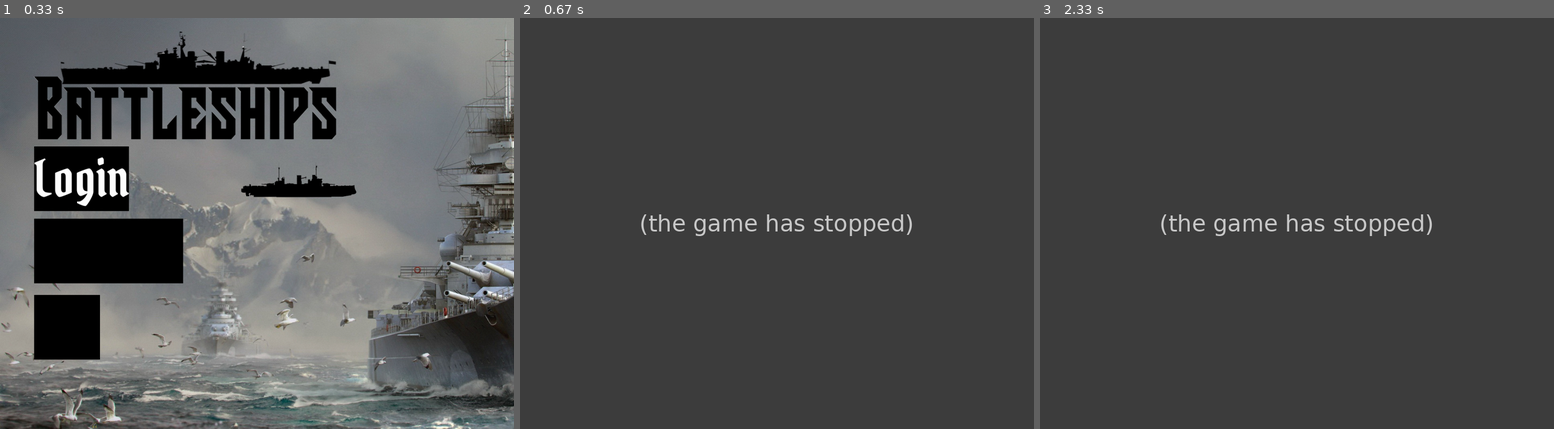
Above: before the commit, frames 1-3 (left to right).
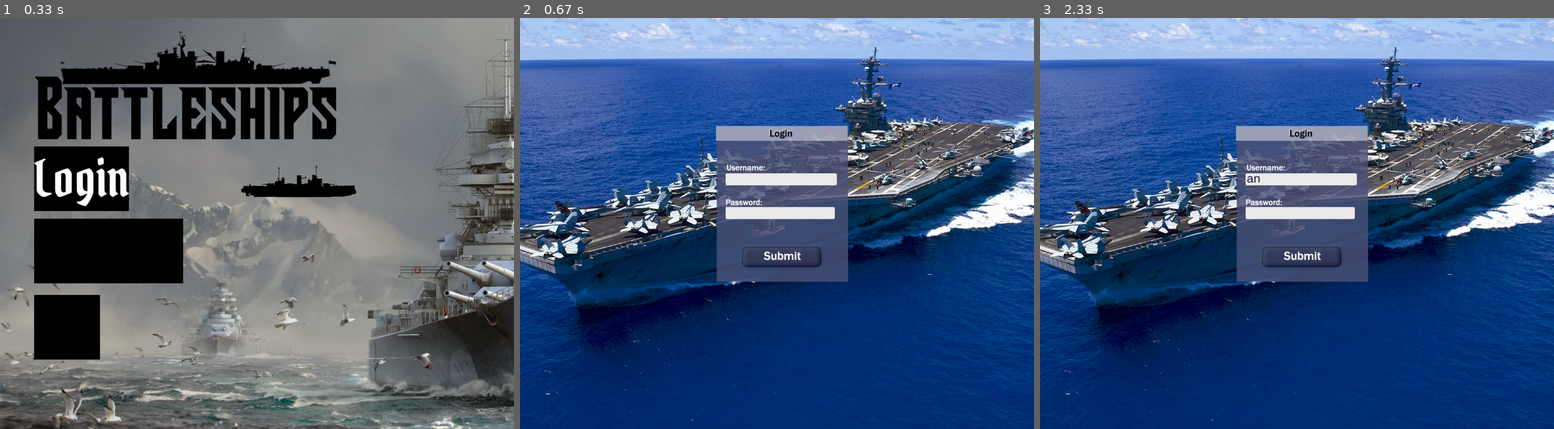
Above: after the commit, the same moments.

Repository: LewisTrahearn/Battleships_A_Level_Project
Game: pygame game, started from Battleships_A_Level_Project/main.py
Same seed, same stepped clock (60 frames per second), same inputs: the game is played once before the commit and once after it.
Inputs:
- Up to frame 1 (0.33 s): no input
- Up to frame 2 (0.67 s): click "Login" at 0.38 s
- Up to frame 3 (2.33 s): hold Up 0.67-1.13 s; hold Right 0.67-1.13 s; type "a" at 1.68 s; type "n" at 2.18 s

Frame 1 is identical in both runs. In frame 2, 98% of the frame differs, in the area x 0-100%, y 0-100%; in frame 3, 98%.
Before the commit the program exited at 0.4 s; later frames show no game.

Commit message:
Added: - XML file for the appData we shall be using - login psd and png file - added the login class - added pygame_textinput.py (please note this is a 3rd party file and not my own)

Diff:
--- /dev/null
+++ b/Battleships_A_Level_Project/AppData/Database.xml
@@ -0,0 +1,27 @@
+<?xml version="1.0" encoding="utf-8"?>
+<root>
+  <users>
+    <user>
+      <forename>Ian</forename>
+      <surname>Trahearn</surname>
+      <username>maddog</username>
+      <email></email>
+      <password></password>
+      <stats>
+        <stat gametime="20mins" win="true" opponent="computer" number_of_shots="44" />
+        <stat gametime="40mins" win="true" opponent="lewis" number_of_shots="44" />
+      </stats>
+    </user>
+    <user>
+      <forename>Lewis</forename>
+      <surname>Trahearn</surname>
+      <username>nelson</username>
+      <email></email>
+      <password></password>
+      <stats>
+        <stat gametime="20mins" win="true" opponent="computer" number_of_shots="44" />
+        <stat gametime="40mins" win="true" opponent="lewis" number_of_shots="44" />
+      </stats>
+    </user>
+  </users>
+</root>
--- a/Battleships_A_Level_Project/battleships_game.py
+++ b/Battleships_A_Level_Project/battleships_game.py
@@ -27,6 +27,9 @@
 
 
 import splashscreen as ss
+import login as LoginScreen
+from navigate import Navigate
+
 
 class BattleshipsGame():
     """
@@ -50,3 +53,8 @@
     def play_game(self):
         splash = ss.SplashScreen(0, 0, 1280, 1024)
         where_next = splash.display()
+
+        while True:
+            if where_next == Navigate.LOGIN:
+                login = LoginScreen.Login(0, 0, 1280, 1024)
+                login.display()
--- a/Battleships_A_Level_Project/facade_layer.py
+++ b/Battleships_A_Level_Project/facade_layer.py
@@ -37,7 +37,7 @@
     """
     description:
     a facade layer is a design pattern within UML (Unified Modelling Language) that allows you to put a simpler
-    interface in place for a group of classes.
+    interface in place for a group of classes. Think of it like a multi-tool or a generic library of helper methods.
 
     In our case the interface I am trying to simplify is a layer between my game logic
     and the pygame library, so where possible I shall put in here common methods
--- /dev/null
+++ b/Battleships_A_Level_Project/login.py
@@ -0,0 +1,173 @@
+"""
+Module Name:
+    splashscreen.py
+
+Functions/Methods:
+    display
+
+Class:
+    SplashScreen
+
+Imports:
+    enum_navigate - common enumeration values shared across all classes
+    facade_layer - an abstraction from the pygame module, for certain common functions
+    import pygame - pygame library
+    pygame.locals - this is needed for the Rect definition
+
+Purpose:
+    This class represents the splashscreen that will introduce the user to the game
+    and give them the options of either logging in, registering themselves in the game
+    or quitting.
+
+
+Author:
+    Lewis Trahearn
+
+"""
+import pygame
+from pygame.locals import *
+
+
+from navigate import Navigate
+
+import facade_layer as Facade
+
+
+import pygame_textinput
+
+class Field():
+    """Container class for each field"""
+    def __init__(self, fieldname, textinput, x1, y1):
+        self.fieldname = fieldname
+        self.textinput = textinput
+        self.x1 = x1
+        self.y1 = y1
+
+
+class Login():
+    """
+    description:
+        This class represents the splashscreen that will introduce the user to the game
+        and give them the options of either logging in, registering themselves in the game
+        or quitting.
+
+    attributes:
+        _screen_size    private variable, defines screen size as passed in to the constructor of the class
+        _login_link     private variable that defines a screen area that is deemed to be selected.
+        _register_link  private variable that defines a screen area that is deemed to be selected.
+        _quit_link      private variable that defines a screen area that is deemed to be selected.
+
+        _enum_navigate  private object that defines enumeration types for navigation
+        _facade         private object that defines the facade layer between pygame and our class
+        _background     private object from pygame that represents the background
+
+    methods:
+        __init__(self, x1, y1, w, h) Constructor - pass in screen size
+
+
+
+    """
+    def __init__(self, x1, y1, w, h):
+        """
+        Constructor - passes dimension of screen size.
+
+        Parameters:
+        x1 - x - coord
+        y1 - y - coord
+        w - width
+        h - height
+        """
+
+        self._form = []
+        self._form_index = 0
+        self._text_color = (22, 22, 54)
+        self._username = None
+        self._password = None
+        self._screen_size = Rect(x1, y1, w, h)
+
+        self._facade = Facade.facade_layer()
+        self._submit_button = Rect(542,553,206,58)
+
+
+    def display(self):
+        """ """
+        screen, background, clock = self._facade.initialise_screen("battleships", "login.png", self._screen_size)
+
+        self._build_form()
+
+        ################################################
+        # This is the main gaming loop for this screen
+        ################################################
+        while True:
+
+            #cap the framerate to 5 frames per second
+            clock.tick(5)
+
+            # this loop will walk through a list of captured events
+            # and react according to the specific ones we are interested in.
+            events = pygame.event.get()
+
+            for event in events:
+                if event.type == QUIT or (event.type == KEYDOWN and event.key == K_ESCAPE):
+                    return Navigate.QUIT_SPLASHSCREEN
+
+                ## Get the current mouse positional information
+                pos = pygame.mouse.get_pos()
+
+                if event.type == pygame.MOUSEBUTTONDOWN:
+                    if self._submit_button.collidepoint(pos) == True:
+                        if self._is_login_valid() == True:
+                            return Navigate.OPTIONS
+
+            screen.blit(background, (0, 0))
+
+
+            self._process_form(screen, events)
+            # the next statement is important otherwise carriage returns will remain and continue to be processed in the processForm
+            pygame.event.clear()
+
+            pygame.display.update()
+
+
+
+            pygame.display.flip()
+
+    def _is_login_valid(self):
+        return_value = False
+
+        self._username = self._form[0].textinput.get_text()
+        self._password = self._form[1].textinput.get_text()
+        if self._username == "itrahearn" and  self._password == "maddog":
+            return_value = True
+
+        return return_value
+
+
+    def _build_form(self):
+        """ """
+        self._username = pygame_textinput.TextInput('tahoma', 30, True, self._text_color, self._text_color, 400, 35)
+        self._password = pygame_textinput.TextInput('tahoma', 30, True, self._text_color, self._text_color, 400, 35)
+        # now create a field object for each one and add it to the forms array
+
+        self._form.append(Field("username", self._username, 515, 382))
+        self._form.append(Field("password", self._password, 515, 465))
+
+        # now set the index of the form that should be input first
+        self._form_index = 0
+
+
+    def _process_form(self, screen, events):
+        """ """
+        idx = self._form_index
+        currentField = self._form[idx]
+        currentInput = currentField.textinput
+
+        retVal = currentInput.update(events)
+
+        if retVal == True:
+            self._form_index += 1
+            if self._form_index >= len(self._form):
+                self._form_index = 0
+            # Blit its surface onto the screen
+        for fld in self._form:
+            screen.blit(fld.textinput.get_surface(), (fld.x1, fld.y1))
--- /dev/null
+++ b/Battleships_A_Level_Project/pygame_textinput.py
@@ -0,0 +1,155 @@
+
+"""
+Copyright 2017, Silas Gyger, silasgyger@gmail.com, All rights reserved.
+"""
+
+import pygame
+import pygame.locals as pl
+import os.path
+pygame.font.init()
+
+
+class TextInput:
+    """
+    This class lets the user input a piece of text, e.g. a name or a message.
+
+    This class let's the user input a short, one-lines piece of text at a blinking cursor
+    that can be moved using the arrow-keys. Delete, home and end work as well.
+    """
+    def __init__(self, font_family = "",
+                        font_size = 35,
+                        antialias=True,
+                        text_color=(0, 0, 0),
+                        cursor_color=(0, 0, 1),
+                        repeat_keys_initial_ms=400,
+                        repeat_keys_interval_ms=35):
+        """
+        Args:
+            font_family: Name or path of the font that should be used. Default is pygame-font
+            font_size: Size of the font in pixels
+            antialias: (bool) Determines if antialias is used on fonts or not
+            text_color: Color of the text
+            repeat_keys_initial_ms: ms until the keydowns get repeated when a key is not released
+            repeat_keys_interval_ms: ms between to keydown-repeats if key is not released
+        """
+
+        # Text related vars:
+        self.antialias = antialias
+        self.text_color = text_color
+        self.font_size = font_size
+        self.input_string = "" # Inputted text
+        if not os.path.isfile(font_family): font_family = pygame.font.match_font(font_family)
+        self.font_object = pygame.font.Font(font_family, font_size)
+
+        # Text-surface will be created during the first update call:
+        self.surface = pygame.Surface((1, 1))
+        self.surface.set_alpha(0)
+
+        # Vars to make keydowns repeat after user pressed a key for some time:
+        self.keyrepeat_counters = {} # {event.key: (counter_int, event.unicode)} (look for "***")
+        self.keyrepeat_intial_interval_ms = repeat_keys_initial_ms
+        self.keyrepeat_interval_ms = repeat_keys_interval_ms
+
+        # Things cursor:
+        self.cursor_surface = pygame.Surface((int(self.font_size/20+1), self.font_size))
+        self.cursor_surface.fill(cursor_color)
+        self.cursor_position = 0 # Inside text
+        self.cursor_visible = True # Switches every self.cursor_switch_ms ms
+        self.cursor_switch_ms = 500 # /|\
+        self.cursor_ms_counter = 0
+
+        self.clock = pygame.time.Clock()
+
+    def update(self, events):
+        for event in events:
+            if event.type == pygame.KEYDOWN:
+                self.cursor_visible = True # So the user sees where he writes
+
+                # If none exist, create counter for that key:
+                if not event.key in self.keyrepeat_counters:
+                    self.keyrepeat_counters[event.key] = [0, event.unicode]
+
+                if event.key == pl.K_BACKSPACE: # FIXME: Delete at beginning of line?
+                    self.input_string = self.input_string[:max(self.cursor_position - 1, 0)] + \
+                                        self.input_string[self.cursor_position:]
+
+                    # Subtract one from cursor_pos, but do not go below zero:
+                    self.cursor_position = max(self.cursor_position - 1, 0)
+                elif event.key == pl.K_DELETE:
+                    self.input_string = self.input_string[:self.cursor_position] + \
+                                        self.input_string[self.cursor_position + 1:]
+
+                elif event.key == pl.K_RETURN:
+
+                    return True
+
+                elif event.key == pl.K_RIGHT:
+                    # Add one to cursor_pos, but do not exceed len(input_string)
+                    self.cursor_position = min(self.cursor_position + 1, len(self.input_string))
+
+                elif event.key == pl.K_LEFT:
+                    # Subtract one from cursor_pos, but do not go below zero:
+                    self.cursor_position = max(self.cursor_position - 1, 0)
+
+                elif event.key == pl.K_END:
+                    self.cursor_position = len(self.input_string)
+
+                elif event.key == pl.K_HOME:
+                    self.cursor_position = 0
+
+                else:
+                    # If no special key is pressed, add unicode of key to input_string
+                    self.input_string = self.input_string[:self.cursor_position] + \
+                                        event.unicode + \
+                                        self.input_string[self.cursor_position:]
+                    self.cursor_position += len(event.unicode) # Some are empty, e.g. K_UP
+
+            elif event.type == pl.KEYUP:
+                # *** Because KEYUP doesn't include event.unicode, this dict is stored in such a weird way
+                if event.key in self.keyrepeat_counters:
+                    del self.keyrepeat_counters[event.key]
+
+        # Update key counters:
+        for key in self.keyrepeat_counters :
+            self.keyrepeat_counters[key][0] += self.clock.get_time() # Update clock
+            # Generate new key events if enough time has passed:
+            if self.keyrepeat_counters[key][0] >= self.keyrepeat_intial_interval_ms:
+                self.keyrepeat_counters[key][0] = self.keyrepeat_intial_interval_ms - \
+                                                    self.keyrepeat_interval_ms
+
+                event_key, event_unicode = key, self.keyrepeat_counters[key][1]
+                pygame.event.post(pygame.event.Event(pl.KEYDOWN, key=event_key, unicode=event_unicode))
+
+        # Rerender text surface:
+        self.surface = self.font_object.render(self.input_string, self.antialias, self.text_color)
+
+        # Update self.cursor_visible
+        self.cursor_ms_counter += self.clock.get_time()
+        if self.cursor_ms_counter >= self.cursor_switch_ms:
+            self.cursor_ms_counter %= self.cursor_switch_ms
+            self.cursor_visible = not self.cursor_visible
+
+        if self.cursor_visible:
+            cursor_y_pos = self.font_object.size(self.input_string[:self.cursor_position])[0]
+            # Without this, the cursor is invisible when self.cursor_position > 0:
+            if self.cursor_position > 0:
+                cursor_y_pos -= self.cursor_surface.get_width()
+            self.surface.blit(self.cursor_surface, (cursor_y_pos, 0))
+
+        self.clock.tick()
+        return False
+
+    def get_surface(self):
+        return self.surface
+
+    def get_text(self):
+        return self.input_string
+
+    def get_cursor_position(self):
+        return self.cursor_position
+
+    def set_text_color(self, color):
+        self.text_color = color
+
+    def set_cursor_color(self, color):
+        self.cursor_surface.fill(color)
--- a/Battleships_A_Level_Project/splashscreen.py
+++ b/Battleships_A_Level_Project/splashscreen.py
@@ -34,9 +34,9 @@
 
 from navigate import Navigate
 
-import facade_layer as Facade
 from menuPointer import MenuPointer
 
+import facade_layer as Facade
 
 class SplashScreen():
     """
--- /dev/null
+++ b/XMLFile1.xml
@@ -0,0 +1,27 @@
+<?xml version="1.0" encoding="utf-8"?>
+<root>
+  <users>
+    <user>
+      <forename>Ian</forename>
+      <surname>Trahearn</surname>
+      <username>maddog</username>
+      <email></email>
+      <password></password>
+      <stats>
+        <stat gametime="20mins" win="true" opponent="computer" number_of_shots="44" />
+        <stat gametime="40mins" win="true" opponent="lewis" number_of_shots="44" />
+      </stats>
+    </user>
+    <user>
+      <forename>Lewis</forename>
+      <surname>Trahearn</surname>
+      <username>nelson</username>
+      <email></email>
+      <password></password>
+      <stats>
+        <stat gametime="20mins" win="true" opponent="computer" number_of_shots="44" />
+        <stat gametime="40mins" win="true" opponent="lewis" number_of_shots="44" />
+      </stats>
+    </user>
+  </users>
+</root>
Binary file added: Battleships_A_Level_Project/images/login.png
Not shown, changed: Battleships_A_Level_Project/Battleships_A_Level_Project.pyproj
Not shown, added: Battleships_A_Level_Project/design_files/USS-Carl-Vinson-US-Navy.psd
